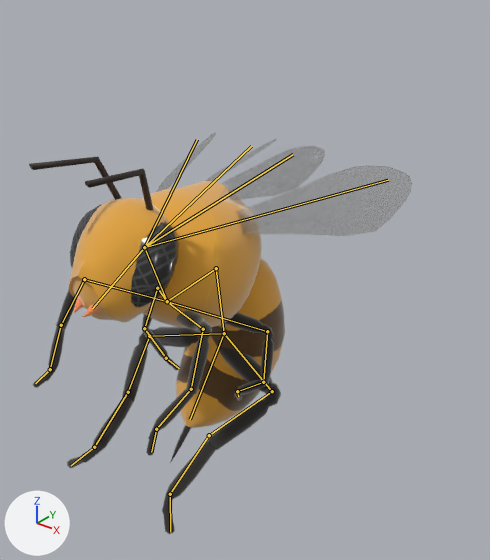
Two versions of the Blender file 테스트용 3D모델/블렌더 파일/monster_bee.blend, one commit apart.
Camera for both pictures: a camera (50 mm lens) standing at (3.87, -4.11, 3.04) and looking at (0.34, 0.31, 0.31). Arrows for +X, +Y and +Z are at lower left; the lights stay in place. The first picture is the older version. Both versions are drawn at frame 3 of the action 'ArmatureAction'; the numbers are the values there. The bones that bend it are drawn over the model as lines.
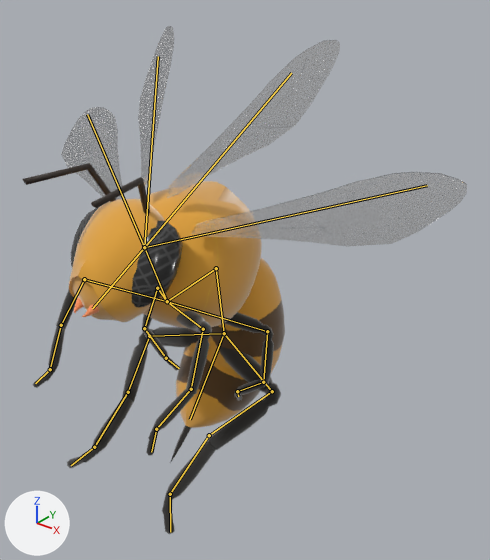
Boxes (x1, y1, x2, y2) around the edits, measured in the pictures (490 x 560 px):
'Cube.002', posed
    both: (69, 181, 285, 463)
'Wing', posed (58% wider, 33% taller)
    before: (156, 132, 412, 236)
    after: (61, 107, 467, 246)
'Wing.001', posed
    before: (206, 139, 325, 201)
    after: (138, 26, 340, 198)
'Cube.003', posed
    before: (70, 204, 179, 307)
    after: (71, 207, 183, 308)
'Cylinder.001', posed
    before: (29, 157, 154, 211)
    after: (22, 163, 150, 214)
bone 'smallWing.l', root to tip
    before: (144, 247) to (293, 154)
    after: (144, 247) to (291, 73)
bone 'smallWing.l.001', root to tip
    before: (144, 247) to (388, 180)
    after: (144, 247) to (427, 185)
bone 'smallWing.r', root to tip
    before: (144, 247) to (251, 146)
    after: (144, 247) to (158, 56)
bone 'smallWing.r.001', root to tip
    before: (144, 247) to (197, 139)
    after: (144, 247) to (87, 114)

The change in detail:
Bone 'smallWing.l' (bone_smallwing_l) turns from (-1, -20, 12) to (26, -11, -26) degrees about its own x, y and z.
Bone 'smallWing.l.001' (bone_smallwing_l_001) turns from (0, 7, 10) to (-3, -11, -20) degrees about its own x, y and z.
Bone 'smallWing.r' (bone_smallwing_r) turns from (-1, 20, -12) to (26, 11, 26) degrees about its own x, y and z.
Bone 'smallWing.r.001' (bone_smallwing_r_001) turns from (0, -7, -10) to (-3, 11, 20) degrees about its own x, y and z.
